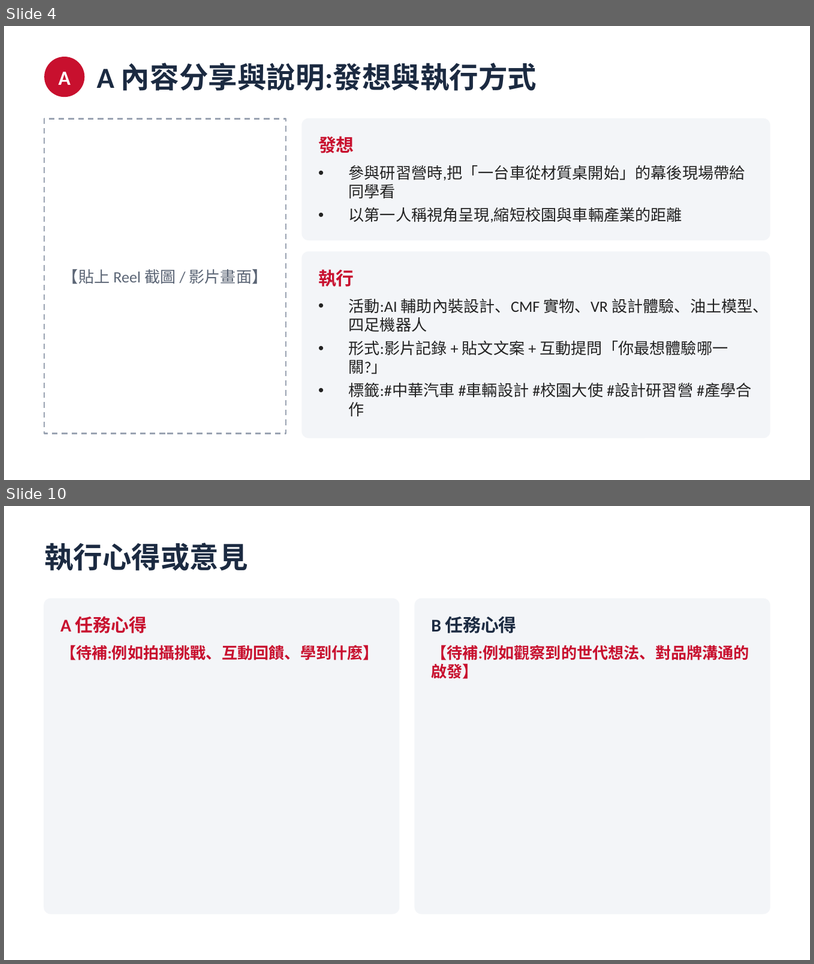
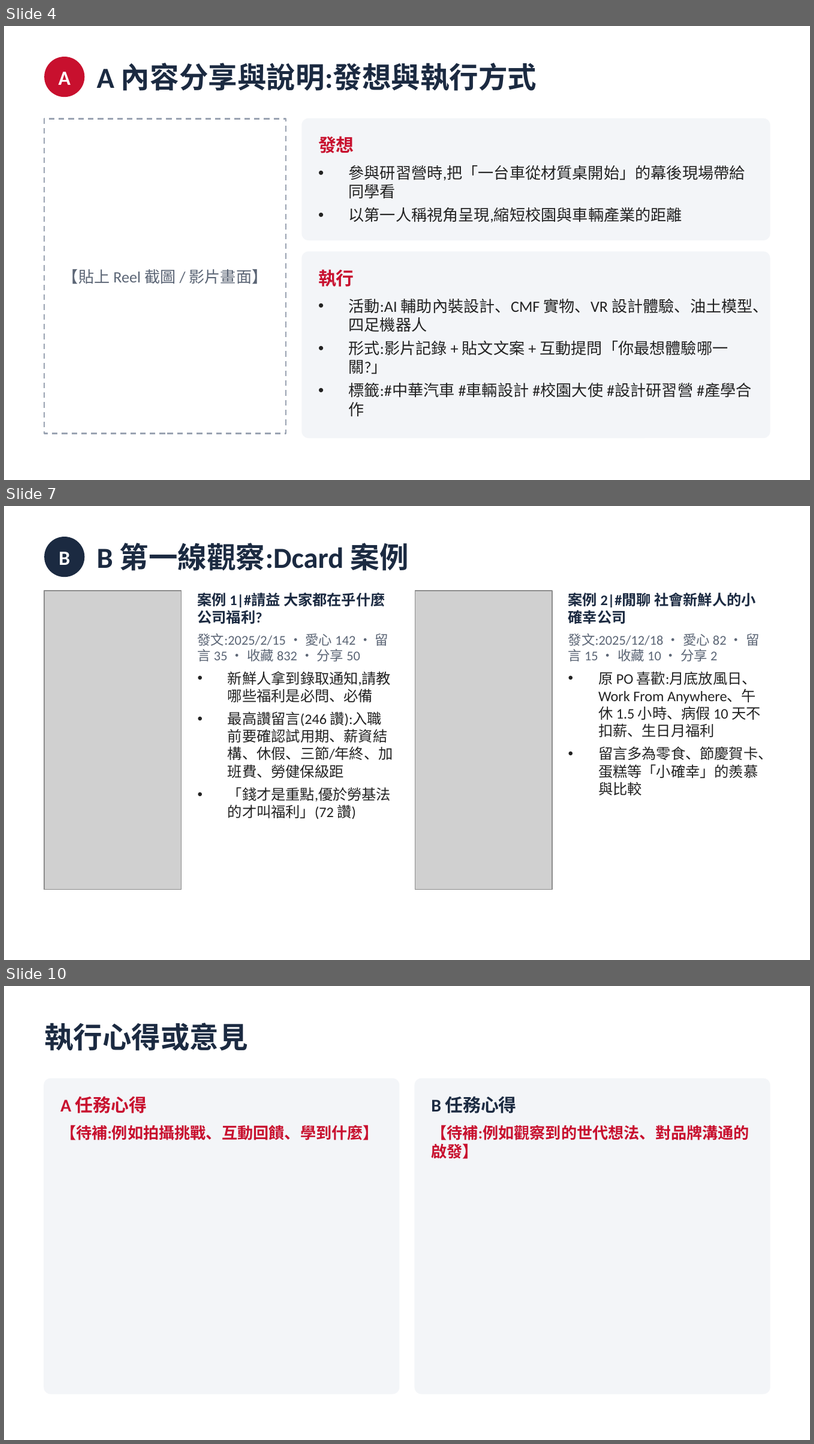
Before and after one commit to tobychien/project-hub, a slide deck: deliverables/CMC_10月_AB任務簡報.pptx. Shown one above the other, each under a label of ours: slides 4 and 10 before the commit, slides 4, 7 and 10 after it; the slides between them are not shown. The pictures are 814x964 and 814x1444 pixels, drawn with LibreOffice and Linux fonts; fonts in the diff are those of the drawing; grey boxes stand for pictures. Boxes give left, top, right and bottom in pixels: in the first picture for what was removed or moved away, otherwise in the second. Text is boxed around its words. In the diff, an @@ line names an element or a change of style, - is before the commit and + after.

```diff
--- a/deliverables/CMC_10月_AB任務簡報.pptx
+++ b/deliverables/CMC_10月_AB任務簡報.pptx
@@ slide 7 added at bbox=[4, 506, 810, 960], background #FFFFFF @@
@@ ellipse added at bbox=[44, 537, 84, 577], fill #1B2A41 @@
@@ text added at bbox=[59, 552, 70, 565], 18 pt, text #FFFFFF, bold @@
+B
@@ text added at bbox=[97, 543, 409, 571], 26 pt, text #1B2A41, bold @@
+B 第一線觀察:Dcard 案例
@@ picture added at bbox=[44, 591, 182, 889] @@
@@ text added at bbox=[198, 592, 393, 819], 13 pt, text #222222 @@
+案例 1|#請益 大家都在乎什麼公司福利?
+發文:2025/2/15 ・ 愛心 142 ・ 留言 35 ・ 收藏 832 ・ 分享 50
+• 新鮮人拿到錄取通知,請教哪些福利是必問、必備
+• 最高讚留言(246 讚):入職前要確認試用期、薪資結構、休假、三節/年終、加班費、勞健保級距
+• 「錢才是重點,優於勞基法的才叫福利」(72 讚)
@@ picture added at bbox=[415, 591, 552, 889] @@
@@ text added at bbox=[569, 592, 773, 795], 13 pt, text #222222 @@
+案例 2|#閒聊 社會新鮮人的小確幸公司
+發文:2025/12/18 ・ 愛心 82 ・ 留言 15 ・ 收藏 10 ・ 分享 2
+• 原 PO 喜歡:月底放風日、Work From Anywhere、午休 1.5 小時、病假 10 天不扣薪、生日月福利
+• 留言多為零食、節慶賀卡、蛋糕等「小確幸」的羨慕與比較
```
Also in this commit, not shown: 4 slides changed, 1 other slide added, 2 slides removed.
